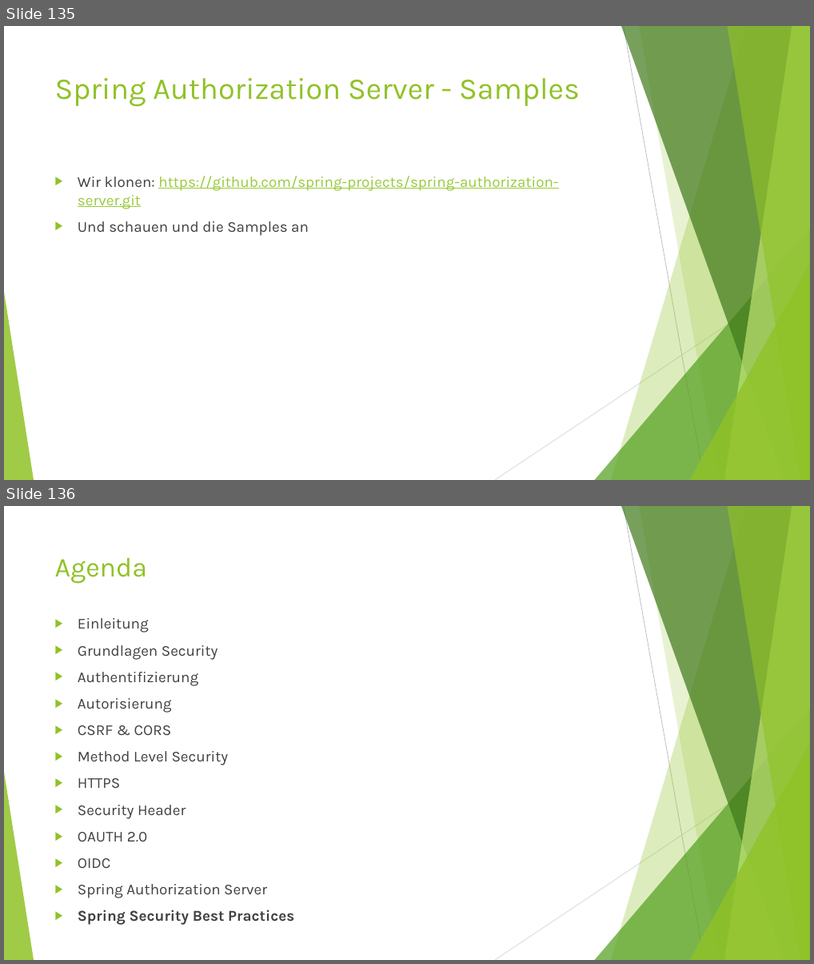
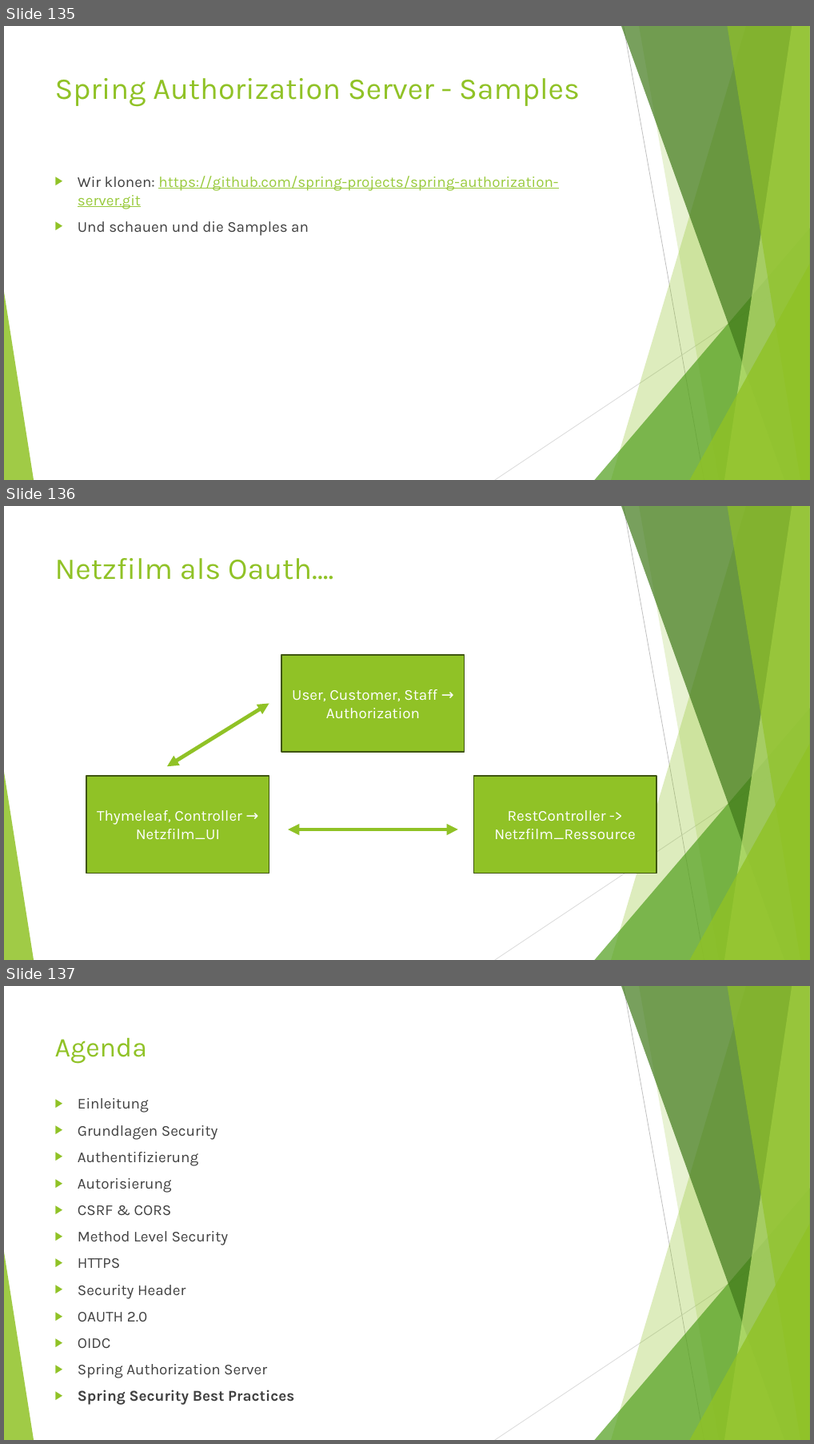
Before and after one commit to MichaelZett/20250708_Spring_Security, a slide deck: Spring_Security.pptx. Shown one above the other, each under a label of ours: slides 135 and 136 before the commit, slides 135, 136 and 137 after it. The pictures are 814x964 and 814x1444 pixels, drawn with LibreOffice and Linux fonts; fonts in the diff are those of the drawing. Boxes give left, top, right and bottom in pixels: in the first picture for what was removed or moved away, otherwise in the second. Text is boxed around its words. In the diff, an @@ line names an element or a change of style, - is before the commit and + after.

```diff
--- a/Spring_Security.pptx
+++ b/Spring_Security.pptx
@@ slide 136 added at bbox=[4, 506, 810, 960], background #FFFFFF; not listed: 10 template elements that a slide beside it also shows @@
@@ title added at bbox=[55, 558, 334, 580], 36 pt, text #90C226 @@
+Netzfilm als Oauth….
@@ rectangle added at bbox=[282, 655, 464, 752], fill #90C226, outline #3F5511 1.5 pt, 18 pt, text #FFFFFF @@
+User, Customer, Staff → Authorization
@@ double arrow added from (167, 766) to (270, 704), #90C226 4.5 pt @@
@@ rectangle added at bbox=[86, 776, 269, 872], fill #90C226, outline #3F5511 1.5 pt, 18 pt, text #FFFFFF @@
+Thymeleaf, Controller → Netzfilm_UI
@@ rectangle added at bbox=[474, 776, 657, 872], fill #90C226, outline #3F5511 1.5 pt, 18 pt, text #FFFFFF @@
+RestController -> Netzfilm_Ressource
@@ double arrow added from (288, 829) to (458, 829), #90C226 4.5 pt @@
@@ what was slide 136 is now slide 137 @@
```
Also in this commit, not shown: 1 slide changed.
